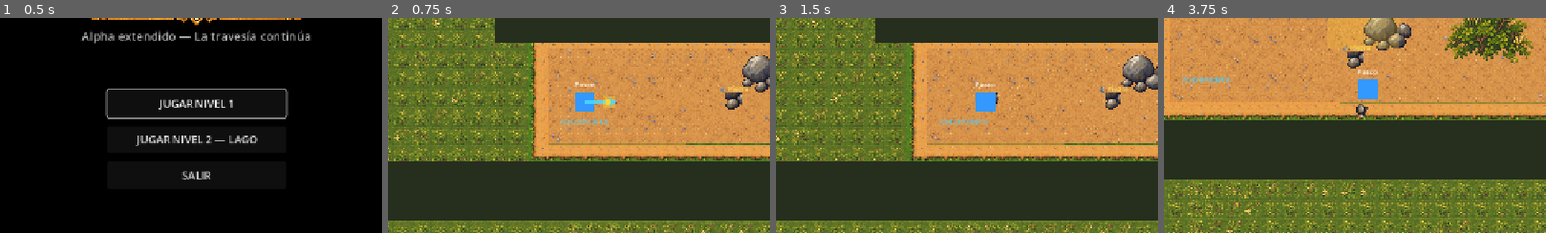
Above: before the commit, frames 1-4 (left to right).
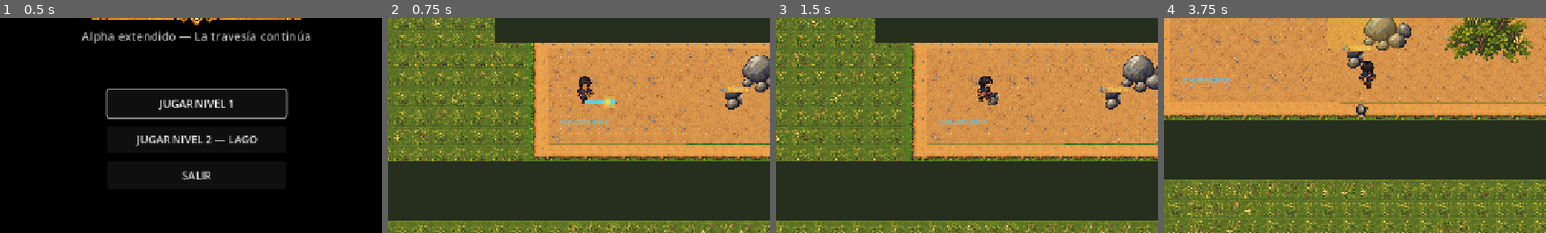
Above: after the commit, the same moments.

Repository: JHAMILCALI/El-tesoro-del-lago-titicaca-Game
Game: Godot game, scene res://scenes/main/MainMenu.tscn
The game is run twice, just before and just after one commit, with the same random seed, the same clock (stepped at 60 frames per second) and the same inputs. Video files are missing from this copy of the repository; at most half a second of black plays in their place. Sound files missing from this copy of the repository are replaced by a short silence.
Inputs (mouse positions are % of the whole screen's width and height, from its top left):
- Up to frame 1 (0.5 s): no input
- Up to frame 2 (0.75 s): click "JUGAR NIVEL 1" at 0.5 s
- Up to frame 3 (1.5 s): tap Enter (ui_accept) at 1.25 s; move the mouse to (72, 45) at 1.27 s; hold D (move_right) from 1.28 s (still down); hold E (interact) from 1.28 s (still down); click (72, 45) at 1.42 s
- Up to frame 4 (3.75 s): tap Enter (ui_accept) at 1.52, 2.27 s; move the mouse to (30, 55) at 2.02 s; release D (move_right) at 2.03 s; release E (interact) at 2.03 s; hold S (move_down) 2.03-2.78 s; tap Shift (run) at 2.1 s; move the mouse to (60, 28) at 2.77 s; press the mouse at (60, 28) at 2.78 s; hold D (move_right) 2.78-3.53 s; move the mouse to (45, 70) at 3.52 s; release the mouse at (45, 70) at 3.53 s; hold W (move_up) from 3.53 s (still down); tap E (interact) at 3.6 s; click (45, 70) at 3.67 s
The pictures show only the part of the screen within x 24-74%, y 30-80%; the shares and areas given below are measured in that part.

Frame 1 is identical in both runs. In frame 2, 0.7% of the frame differs, in the area x 48-55%, y 27-44%; in frame 3, 0.7%; in frame 4, 0.8%, in the area x 50-56%, y 20-38%.

Commit message:
Add texture import configuration for pasco_walk sprite
- Created a new import configuration file for the pasco_walk.png sprite.
- Configured texture compression settings and metadata for optimized usage in the project.
- Specified source and destination paths for the texture asset.

Diff:
--- a/scenes/characters/Pasco.tscn
+++ b/scenes/characters/Pasco.tscn
@@ -1,9 +1,145 @@
-[gd_scene load_steps=3 format=3]
+[gd_scene load_steps=21 format=3]
 
 [ext_resource type="Script" path="res://scripts/pasco.gd" id="1_pasco"]
+[ext_resource type="Texture2D" path="res://assets/sprites/pasco_walk.png" id="2_pasco_walk"]
 
 [sub_resource type="CircleShape2D" id="CircleShape2D_pasco"]
 radius = 16.0
+
+[sub_resource type="AtlasTexture" id="AtlasTexture_down_0"]
+atlas = ExtResource("2_pasco_walk")
+region = Rect2(0, 0, 313, 313)
+
+[sub_resource type="AtlasTexture" id="AtlasTexture_down_1"]
+atlas = ExtResource("2_pasco_walk")
+region = Rect2(314, 0, 313, 313)
+
+[sub_resource type="AtlasTexture" id="AtlasTexture_down_2"]
+atlas = ExtResource("2_pasco_walk")
+region = Rect2(627, 0, 313, 313)
+
+[sub_resource type="AtlasTexture" id="AtlasTexture_down_3"]
+atlas = ExtResource("2_pasco_walk")
+region = Rect2(941, 0, 313, 313)
+
+[sub_resource type="AtlasTexture" id="AtlasTexture_left_0"]
+atlas = ExtResource("2_pasco_walk")
+region = Rect2(0, 314, 313, 313)
+
+[sub_resource type="AtlasTexture" id="AtlasTexture_left_1"]
+atlas = ExtResource("2_pasco_walk")
+region = Rect2(314, 314, 313, 313)
+
+[sub_resource type="AtlasTexture" id="AtlasTexture_left_2"]
+atlas = ExtResource("2_pasco_walk")
+region = Rect2(627, 314, 313, 313)
+
+[sub_resource type="AtlasTexture" id="AtlasTexture_left_3"]
+atlas = ExtResource("2_pasco_walk")
+region = Rect2(941, 314, 313, 313)
+
+[sub_resource type="AtlasTexture" id="AtlasTexture_right_0"]
+atlas = ExtResource("2_pasco_walk")
+region = Rect2(0, 627, 313, 313)
+
+[sub_resource type="AtlasTexture" id="AtlasTexture_right_1"]
+atlas = ExtResource("2_pasco_walk")
+region = Rect2(314, 627, 313, 313)
+
+[sub_resource type="AtlasTexture" id="AtlasTexture_right_2"]
+atlas = ExtResource("2_pasco_walk")
+region = Rect2(627, 627, 313, 313)
+
+[sub_resource type="AtlasTexture" id="AtlasTexture_right_3"]
+atlas = ExtResource("2_pasco_walk")
+region = Rect2(941, 627, 313, 313)
+
+[sub_resource type="AtlasTexture" id="AtlasTexture_up_0"]
+atlas = ExtResource("2_pasco_walk")
+region = Rect2(0, 941, 313, 313)
+
+[sub_resource type="AtlasTexture" id="AtlasTexture_up_1"]
+atlas = ExtResource("2_pasco_walk")
+region = Rect2(314, 941, 313, 313)
+
+[sub_resource type="AtlasTexture" id="AtlasTexture_up_2"]
+atlas = ExtResource("2_pasco_walk")
+region = Rect2(627, 941, 313, 313)
+
+[sub_resource type="AtlasTexture" id="AtlasTexture_up_3"]
+atlas = ExtResource("2_pasco_walk")
+region = Rect2(941, 941, 313, 313)
+
+[sub_resource type="SpriteFrames" id="SpriteFrames_pasco_walk"]
+animations = [{
+"frames": [{
+"duration": 1.0,
+"texture": SubResource("AtlasTexture_down_0")
+}, {
+"duration": 1.0,
+"texture": SubResource("AtlasTexture_down_1")
+}, {
+"duration": 1.0,
+"texture": SubResource("AtlasTexture_down_2")
+}, {
+"duration": 1.0,
+"texture": SubResource("AtlasTexture_down_3")
+}],
+"loop": true,
+"name": &"walk_down",
+"speed": 8.0
+}, {
+"frames": [{
+"duration": 1.0,
+"texture": SubResource("AtlasTexture_left_0")
+}, {
+"duration": 1.0,
+"texture": SubResource("AtlasTexture_left_1")
+}, {
+"duration": 1.0,
+"texture": SubResource("AtlasTexture_left_2")
+}, {
+"duration": 1.0,
+"texture": SubResource("AtlasTexture_left_3")
+}],
+"loop": true,
+"name": &"walk_left",
+"speed": 8.0
+}, {
+"frames": [{
+"duration": 1.0,
+"texture": SubResource("AtlasTexture_right_0")
+}, {
+"duration": 1.0,
+"texture": SubResource("AtlasTexture_right_1")
+}, {
+"duration": 1.0,
+"texture": SubResource("AtlasTexture_right_2")
+}, {
+"duration": 1.0,
+"texture": SubResource("AtlasTexture_right_3")
+}],
+"loop": true,
+"name": &"walk_right",
+"speed": 8.0
+}, {
+"frames": [{
+"duration": 1.0,
+"texture": SubResource("AtlasTexture_up_0")
+}, {
+"duration": 1.0,
+"texture": SubResource("AtlasTexture_up_1")
+}, {
+"duration": 1.0,
+"texture": SubResource("AtlasTexture_up_2")
+}, {
+"duration": 1.0,
+"texture": SubResource("AtlasTexture_up_3")
+}],
+"loop": true,
+"name": &"walk_up",
+"speed": 8.0
+}]
 
 [node name="Pasco" type="CharacterBody2D" groups=["player"]]
 z_index = 10
@@ -14,7 +150,15 @@
 [node name="CollisionShape2D" type="CollisionShape2D" parent="."]
 shape = SubResource("CircleShape2D_pasco")
 
+[node name="AnimatedSprite2D" type="AnimatedSprite2D" parent="."]
+texture_filter = 1
+position = Vector2(0, -22)
+scale = Vector2(0.18, 0.18)
+sprite_frames = SubResource("SpriteFrames_pasco_walk")
+animation = &"walk_down"
+
 [node name="ColorRect" type="ColorRect" parent="."]
+visible = false
 offset_left = -16.0
 offset_top = -16.0
 offset_right = 16.0
@@ -22,6 +166,7 @@
 color = Color(0.2, 0.6, 1, 1)
 
 [node name="Label" type="Label" parent="."]
+visible = false
 offset_left = -30.0
 offset_top = -38.0
 offset_right = 30.0
--- a/scenes/levels/Level01TerrainVisual.tscn
+++ b/scenes/levels/Level01TerrainVisual.tscn
@@ -34,5 +34,5 @@
 position = Vector2(56.000004, 237.99998)
 rotation = 0.00081190444
 scale = Vector2(0.3137255, 0.3137255)
-tile_map_data = PackedByteArray("AAAAAAAAJQABAAQAAAACAAAAJQA …(14469 unchanged characters)… AAAyAP7/HQAHAAcAAAAzAP7/JQACAAQAAFAtAP//HAACAAQAAGAuAP//HQAHAAcAAAAvAP//HQAHAAcAAAAw …(530 unchanged characters)…
+tile_map_data = PackedByteArray("AAAAAAAAJQABAAQAAAACAAAAJQA …(14469 unchanged characters)… AAAyAP7/HQAHAAcAAAAzAP7/JQACAAQAAFAtAP//JQADAAQAAGAuAP//HQAHAAcAAAAvAP//HQAHAAcAAAAw …(530 unchanged characters)…
 tile_set = ExtResource("1_5ufra")
--- a/scripts/pasco.gd
+++ b/scripts/pasco.gd
@@ -20,6 +20,7 @@
 
 @onready var aim_line: Line2D = $AimLine
 @onready var aim_target: Node2D = $AimTarget
+@onready var animated_sprite: AnimatedSprite2D = $AnimatedSprite2D
 
 func _ready() -> void:
 	add_to_group("player")
@@ -33,6 +34,7 @@
 func _physics_process(_delta: float) -> void:
 	if not can_move:
 		velocity = Vector2.ZERO
+		_update_walk_animation(Vector2.ZERO)
 		move_and_slide()
 		return
 
@@ -45,7 +47,26 @@
 	else:
 		velocity = Vector2.ZERO
 
+	_update_walk_animation(input_vector)
 	move_and_slide()
+
+func _update_walk_animation(direction: Vector2) -> void:
+	if not animated_sprite:
+		return
+
+	if direction == Vector2.ZERO:
+		animated_sprite.stop()
+		animated_sprite.frame = 0
+		return
+
+	var animation_name: StringName
+	if absf(direction.x) > absf(direction.y):
+		animation_name = &"walk_right" if direction.x > 0.0 else &"walk_left"
+	else:
+		animation_name = &"walk_down" if direction.y > 0.0 else &"walk_up"
+
+	if animated_sprite.animation != animation_name or not animated_sprite.is_playing():
+		animated_sprite.play(animation_name)
 
 func _unhandled_input(event: InputEvent) -> void:
 	_handle_throw_input(event)
Binary file added: assets/sprites/pasco_walk.png
Not shown, added: assets/sprites/pasco_walk.png.import
